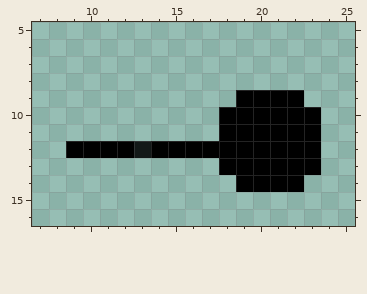
Pixel-art sprite: resources/customeraccessories_shades.png. This is how it looked before the edit.
The file is 32x40 pixels. Colours within 5 levels of each other are drawn and written as one. Shown: x 7..25, y 5..16.
Now the later version:
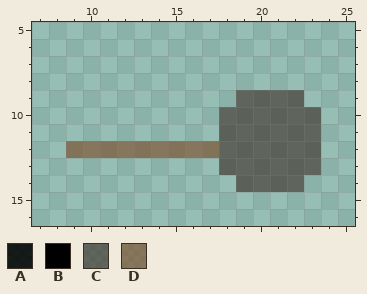
Palette (. is transparent): A #000000db  B #000000  C #473f38b3  D #7f5836b3
Commit: transparent brown shades
Diff:
@@ x 7..25 @@
  8 ...................
- 9 ............BBBB...
-10 ...........BBBBBB..
-11 ...........BBBBBB..
-12 ..BBBBABBBBBBBBBB..
-13 ...........BBBBBB..
-14 ............BBBB...
+ 9 ............CCCC...
+10 ...........CCCCCC..
+11 ...........CCCCCC..
+12 ..DDDDDDDDDCCCCCC..
+13 ...........CCCCCC..
+14 ............CCCC...
 15 ...................
Boxes around the changes in both pictures, in picture pixels (x1, y1, x2, y2):
changed: (66, 90, 321, 192)
